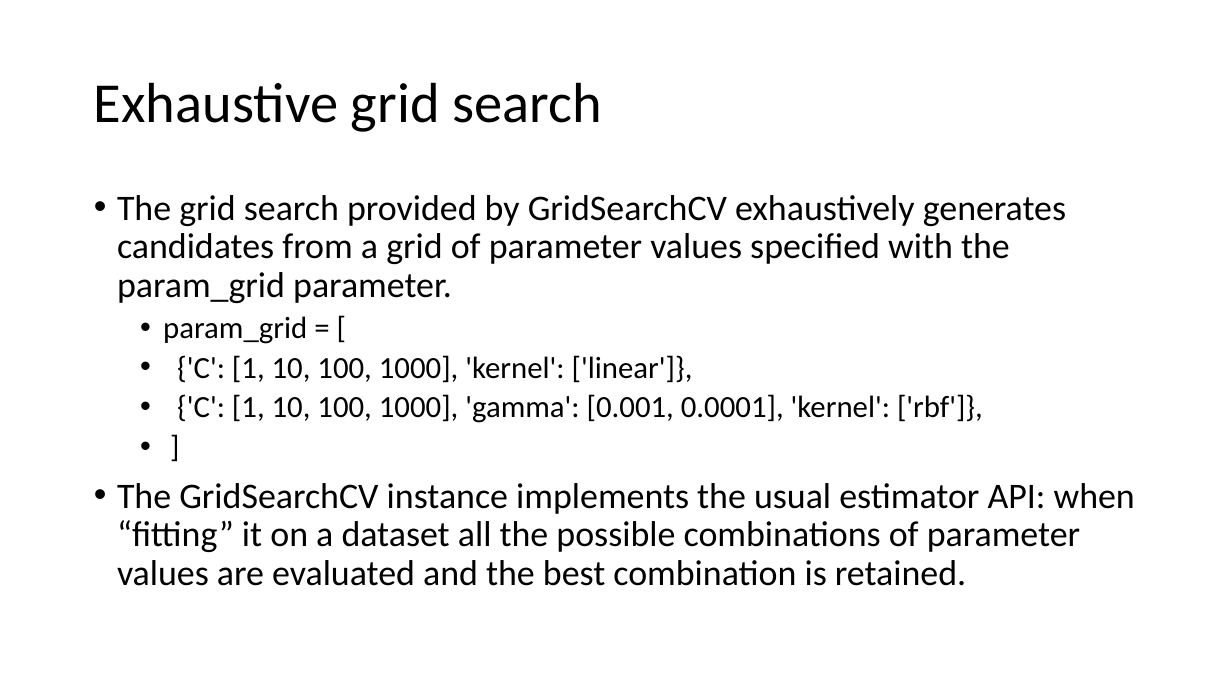
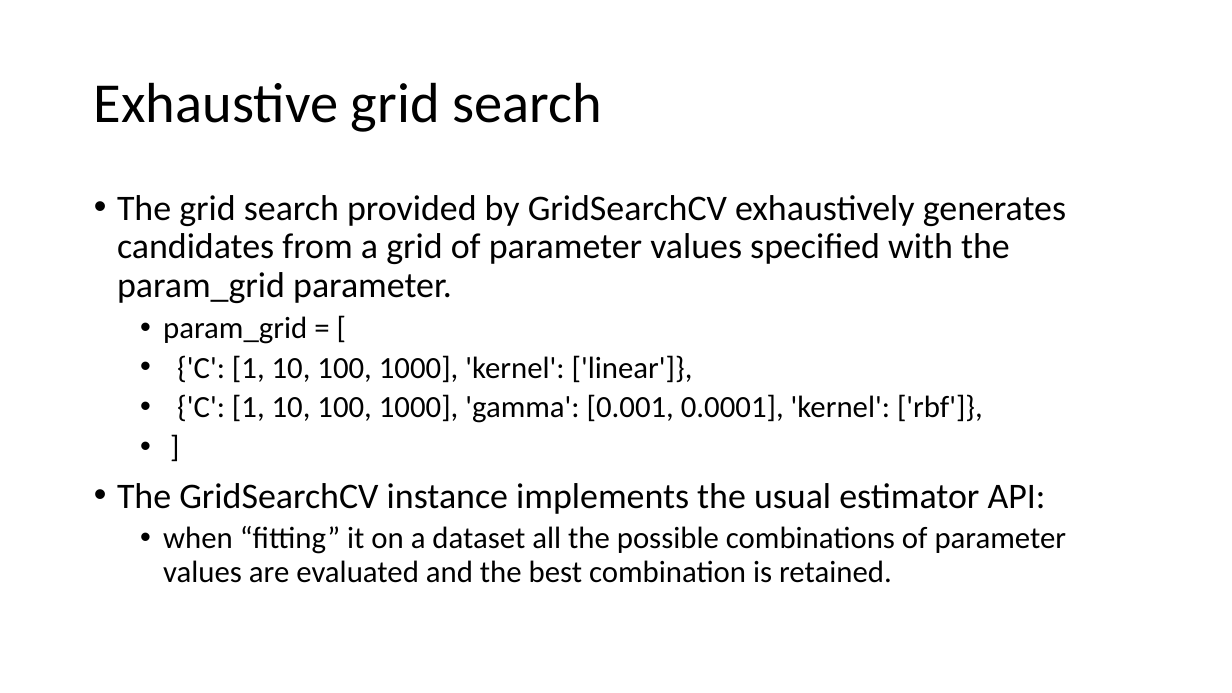
Before and after one commit to FranzGH/IoT_ML, a slide deck: slide 28 of Model selection.pptx. Drawn at 1232x693 pixels with LibreOffice and Linux fonts; fonts in the diff are those of the drawing. Boxes give left, top, right and bottom in pixels: in the first picture for what was removed or moved away, otherwise in the second. Text is boxed around its words. In the diff, an @@ line names an element or a change of style, - is before the commit and + after.

```diff
--- a/Model selection.pptx
+++ b/Model selection.pptx
@@ text at (117,483,1067,583): text changed; size 28 to 24 pt @@
-• The GridSearchCV instance implements the usual estimator API: when “fitting” it on a dataset all the possible combinations of parameter values are evaluated and the best combination is retained.
+• The GridSearchCV instance implements the usual estimator API:
+  • when “fitting” it on a dataset all the possible combinations of parameter values are evaluated and the best combination is retained.
```
Also in this commit, not shown: 11 other slides changed, 12 other files.
